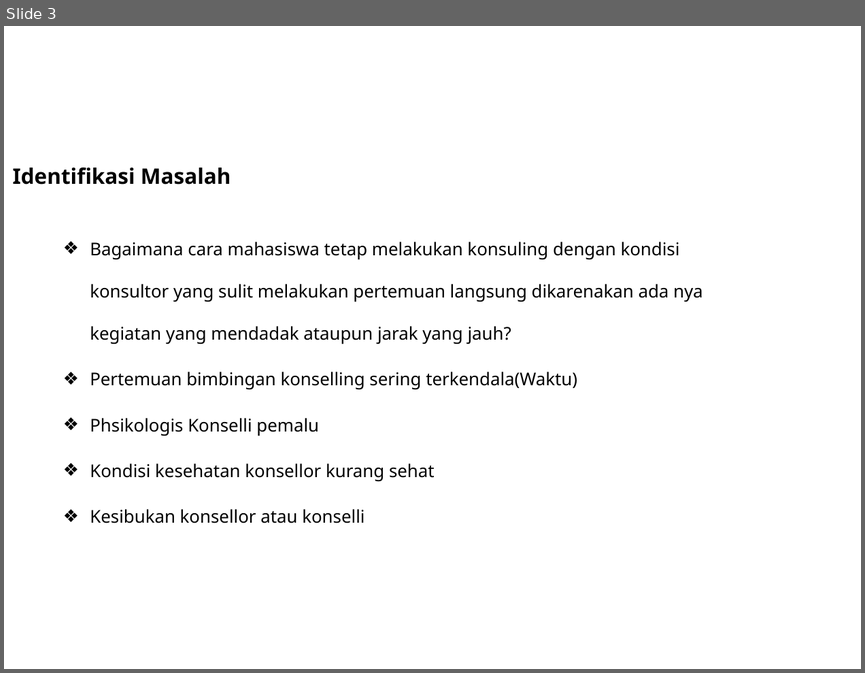
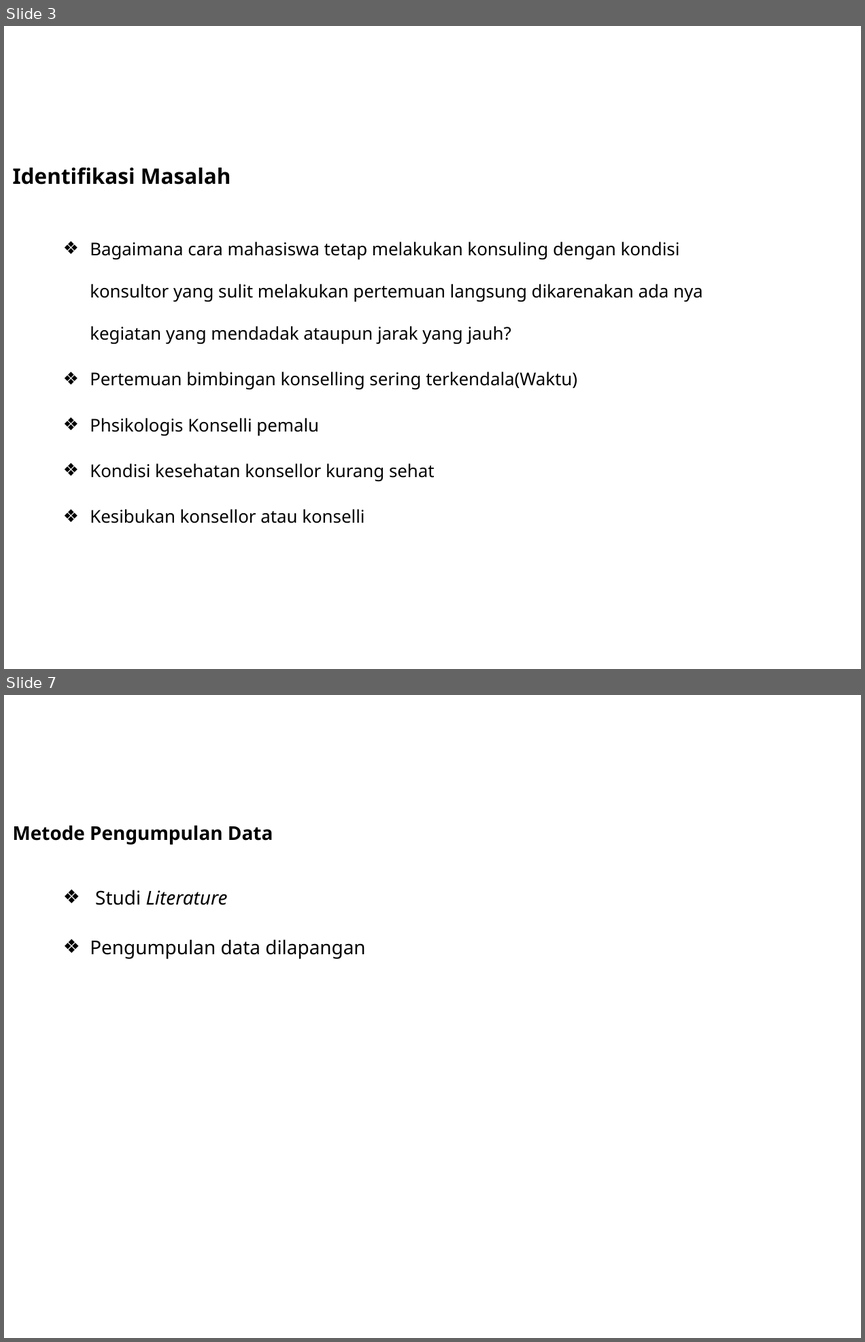
Before and after one commit to DoengJoeng/Skripsi, a slide deck: File Jurnal & point revisi/Persentasi Sistem Pakar.pptx. Shown one above the other, each under a label of ours: slide 3 before the commit, slides 3 and 7 after it; the slides between them are not shown. The pictures are 865x673 and 865x1342 pixels, drawn with LibreOffice and Linux fonts; fonts in the diff are those of the drawing; background and template pictures are left out. Boxes give left, top, right and bottom in pixels: in the first picture for what was removed or moved away, otherwise in the second. Text is boxed around its words. In the diff, an @@ line names an element or a change of style, - is before the commit and + after.

```diff
--- a/File Jurnal & point revisi/Persentasi Sistem Pakar.pptx
+++ b/File Jurnal & point revisi/Persentasi Sistem Pakar.pptx
@@ slide 7 added at (x1=4, y1=695, x2=861, y2=1338), background picture (left out) @@
@@ title added at (x1=13, y1=825, x2=273, y2=845), 16 pt, text #000000, bold @@
+    Metode Pengumpulan Data
@@ subtitle added at (x1=90, y1=889, x2=365, y2=959), 16 pt, text #000000 @@
+❖ Studi Literature
+❖ Pengumpulan data dilapangan
```
Also in this commit, not shown: 10 other slides added, 1 slide removed, 4 other files.
